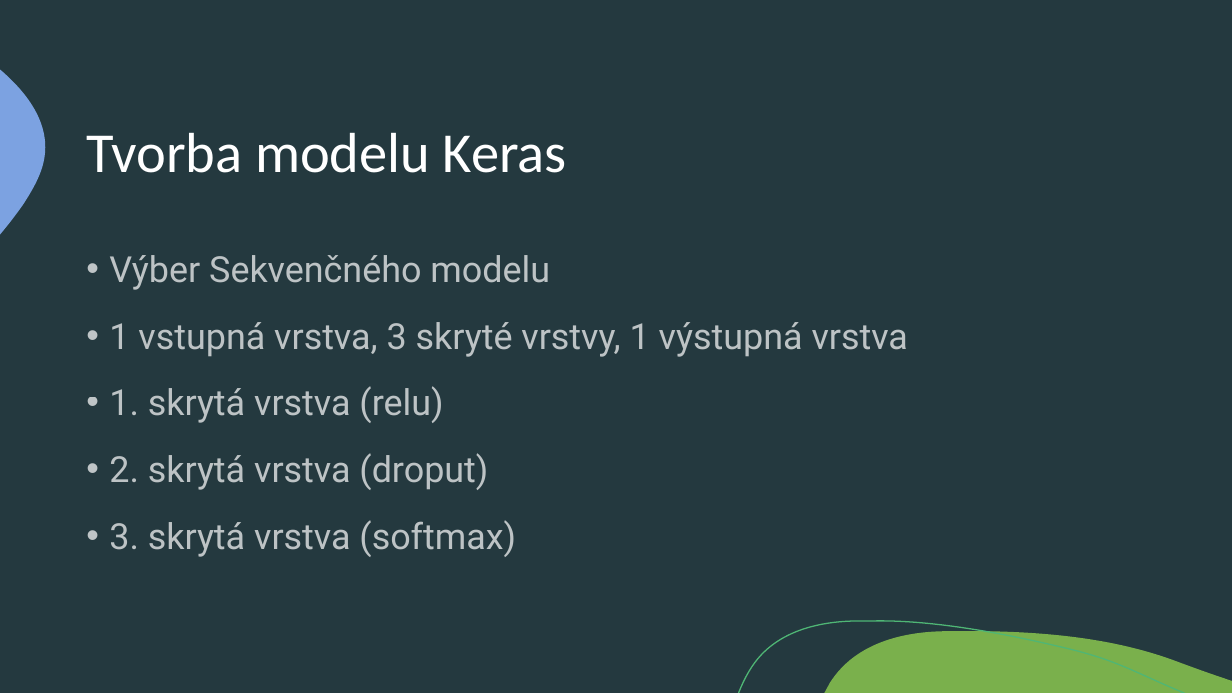
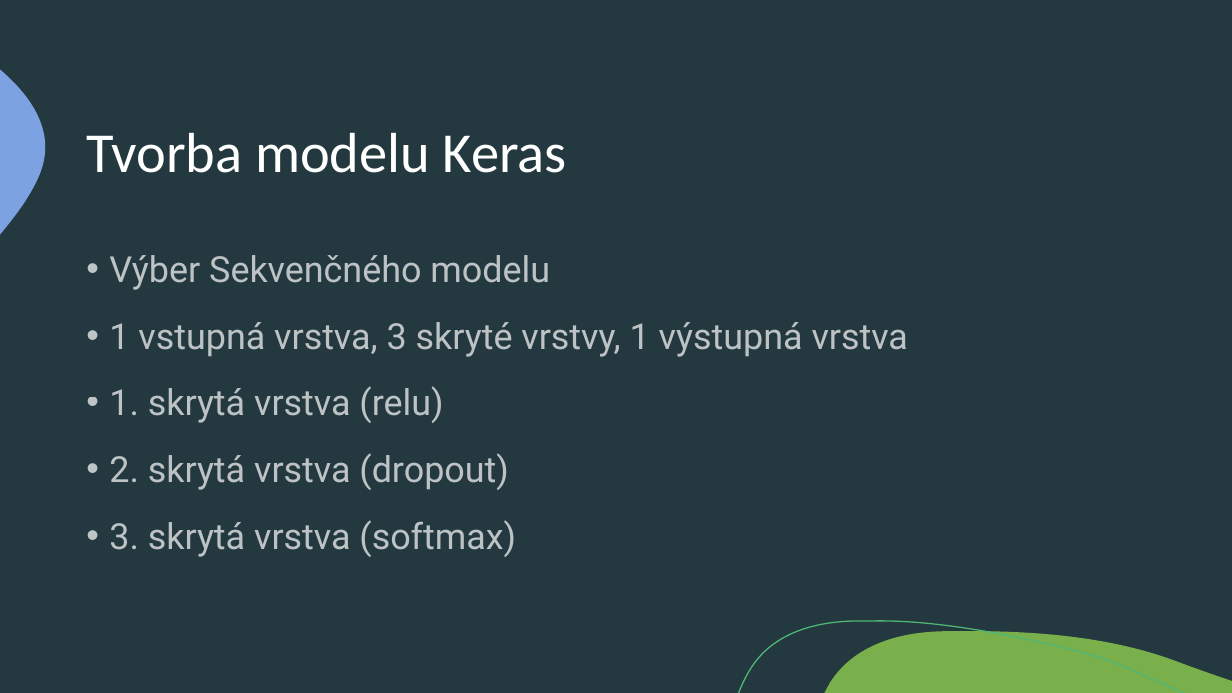
Before and after one commit to juraj-vanko/VankoJ_NS2021, a slide deck: slide 9 of VankoJ_NS2021.pptx. Drawn at 1232x693 pixels with LibreOffice and Linux fonts; fonts in the diff are those of the drawing. Boxes give left, top, right and bottom in pixels: in the first picture for what was removed or moved away, otherwise in the second. Text is boxed around its words. In the diff, an @@ line names an element or a change of style, - is before the commit and + after.

```diff
--- a/VankoJ_NS2021.pptx
+++ b/VankoJ_NS2021.pptx
@@ text at bbox=[109, 453, 508, 490]: text changed @@
-• 2. skrytá vrstva (droput)
+• 2. skrytá vrstva (dropout)
```
Also in this commit, not shown: 2 slides added, 1 other file.
